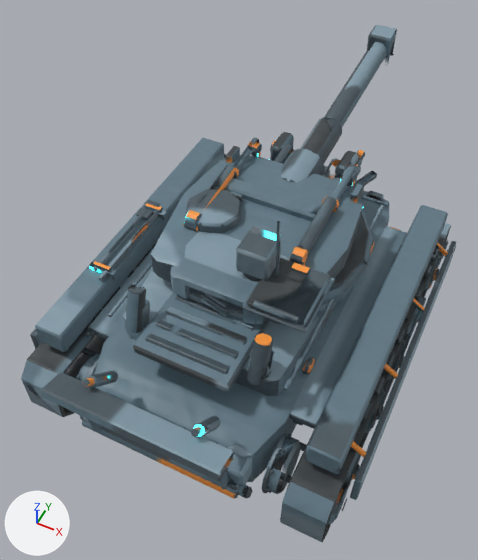
One commit to the FBX model unity/RogueCommandAssetAuthoring/Assets/RogueCommandExpansionSample/Models/ColossusSiegePlatform_Atlas.fbx: the scene before it, then after it.
Rendered twice from a camera (50 mm lens) standing at (1.48, -3.31, 4.73) and looking at (-0.17, 0.0, 0.59). The lights are fixed; the arrows at lower left show +X, +Y and +Z. The first picture is the older version. Vertices at exactly the same position are counted once.

Objects in the first picture: 'ColossusSiegePlatform_UnifiedMesh'.
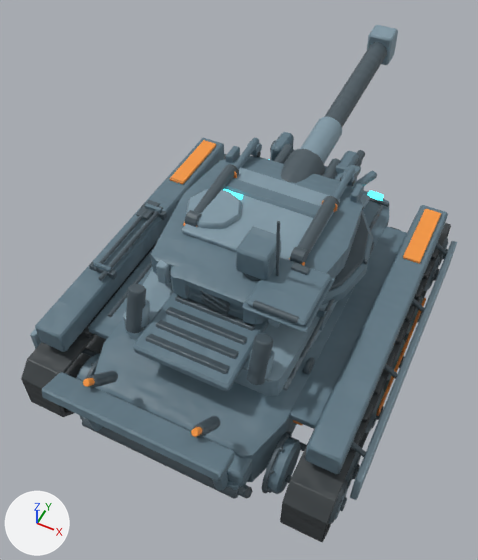
Changed parts and their boxes [x1, y1, x2, y2] in the pictures (478 x 560 px):
'ColossusSiegePlatform_UnifiedMesh', reshaped
    before: [21, 25, 456, 542]
    after: [21, 25, 457, 542]
part 1 of me_colossussiegeplatform_unifiedmesh_data_001, added (mostly hidden)
    after: [360, 194, 370, 210]
part 2 of me_colossussiegeplatform_unifiedmesh_data_001, added (blue)
    after: [182, 167, 340, 264]
part 3 of me_colossussiegeplatform_unifiedmesh_data_001, added
    after: [156, 260, 170, 284]
part 4 of me_colossussiegeplatform_unifiedmesh_data_001, added (mostly hidden)
    after: [268, 319, 281, 328]
part 5 of me_colossussiegeplatform_unifiedmesh_data_001, added (orange)
    after: [170, 140, 216, 185]
part 6 of me_colossussiegeplatform_unifiedmesh_data_001, added (orange)
    after: [403, 209, 441, 263]
part 7 of me_colossussiegeplatform_unifiedmesh_data_001, surface changed
    both: [21, 25, 456, 542]

The change in detail:
me_colossussiegeplatform_unifiedmesh_data_001 is used by ob_colossussiegeplatform_unifiedmesh; location (0.0, 0.0, 0.0).
me_colossussiegeplatform_unifiedmesh_data_001 had 11902 vertices, 11840 faces and spanned x -1.35..1.35, y -1.86..3.04, z 0.05..1.92.
me_colossussiegeplatform_unifiedmesh_data_001 now has 12046 vertices, 11996 faces and spans x -1.35..1.35, y -1.86..3.04, z 0.05..1.92.
me_colossussiegeplatform_unifiedmesh_data_001 part 1: a new loose piece of 24 vertices spanning x -0.52..0.52, y 0.83..1.25, z 0.77..0.88, in mat_colossussiegeplatform_material_atlas.
me_colossussiegeplatform_unifiedmesh_data_001 part 2: a new loose piece of 24 vertices spanning x -0.46..0.46, y -0.37..0.47, z 1.34..1.38, in mat_colossussiegeplatform_material_atlas.
me_colossussiegeplatform_unifiedmesh_data_001 part 3: a new loose piece of 24 vertices spanning x -0.48..-0.4, y -0.71..-0.21, z 1.13..1.31, in mat_colossussiegeplatform_material_atlas.
me_colossussiegeplatform_unifiedmesh_data_001 part 4: a new loose piece of 24 vertices spanning x 0.4..0.48, y -0.71..-0.21, z 1.13..1.31, in mat_colossussiegeplatform_material_atlas.
me_colossussiegeplatform_unifiedmesh_data_001 part 5: a new loose piece of 24 vertices spanning x -1.15..-1.01, y 0.56..1.2, z 0.89..0.91, in mat_colossussiegeplatform_material_atlas.
me_colossussiegeplatform_unifiedmesh_data_001 part 6: a new loose piece of 24 vertices spanning x 1.01..1.15, y 0.56..1.2, z 0.89..0.91, in mat_colossussiegeplatform_material_atlas.
me_colossussiegeplatform_unifiedmesh_data_001 part 7: 11401 kept faces spanning x -1.35..1.35, y -1.86..3.04, z 0.05..1.92 get new texture (UV) coordinates.
Other edits to the shape of me_colossussiegeplatform_unifiedmesh_data_001 do not show in these pictures.
